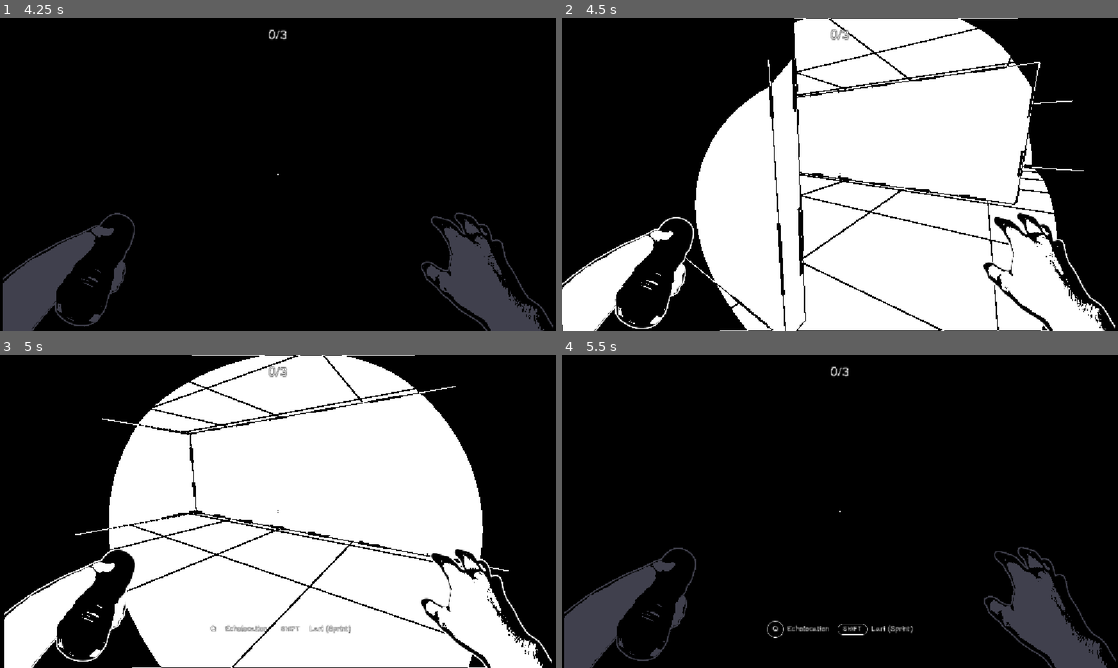
Above: before the commit, frames 1-4 (two rows, left to right).
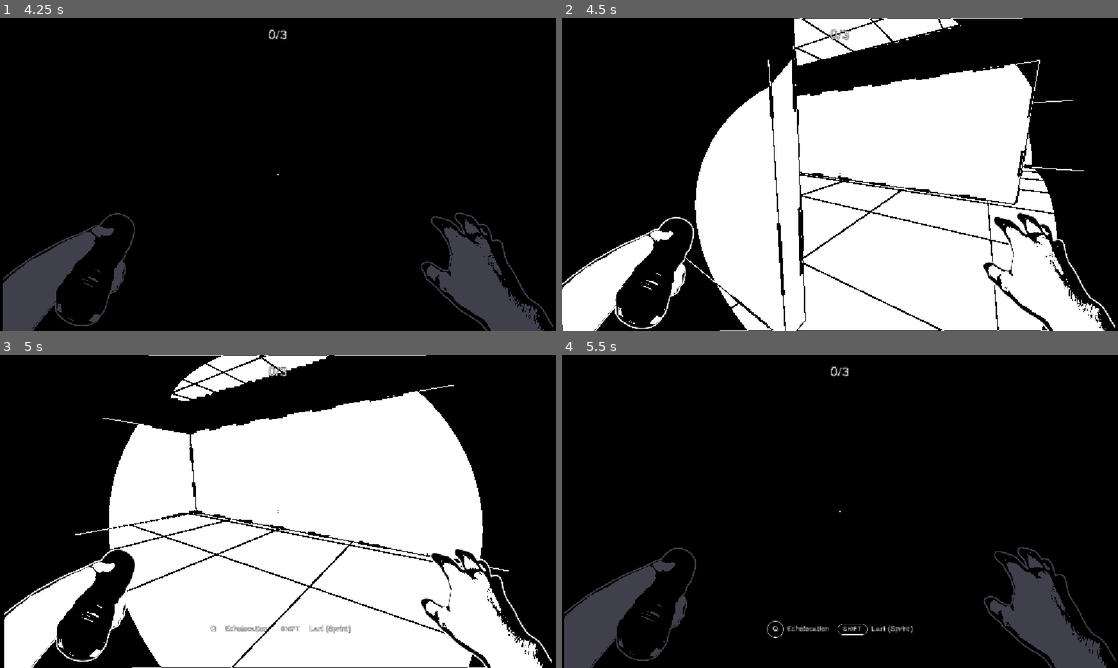
Above: after the commit, the same moments.

Repository: gpwid/gamejam-dinamik21-sparklestudios
Game: Godot game, scene res://scenes/ui/splash_screen.tscn
Two runs of this game, one before a commit and one after it. Both use one fixed random seed, a clock stepped at 60 frames per second and the inputs below. Video files are missing from this copy of the repository; at most half a second of black plays in their place. Sound files missing from this copy of the repository are replaced by a short silence.
Inputs (mouse positions are in pixels of both pictures, inside the frame that each line leads up to):
- Up to frame 1 (4.25 s): tap Enter at 0.5 s; move the mouse to (400, 158) at 0.52 s; hold D (move_right) 0.53-1.28 s; hold E (interact) 0.53-1.28 s; click (400, 158) at 0.67 s; tap Space at 1.25 s; move the mouse to (166, 190) at 1.27 s; hold S (move_backward) 1.28-2 s; tap Shift (sprint) at 1.35 s; click "> NEW GAME" at 2 s; click "> NEW GAME" at 2.75 s; click "> EASY [BEST: --:--]" at 3.5 s
- Up to frame 2 (4.5 s): move the mouse to (851, 168) at 4.27 s; press the mouse at (851, 168) at 4.28 s; hold W (move_forward) from 4.28 s (still down)
- Up to frame 3 (5 s): keep holding W (move_forward)
- Up to frame 4 (5.5 s): keep holding W (move_forward); move the mouse to (834, 517) at 5.02 s; release the mouse at (834, 517) at 5.03 s; right-click (834, 517) at 5.1 s; click (834, 517) at 5.17 s

Frame 1 is identical in both runs. In frame 2, 4.7% of the frame differs, in the area x 41-92%, y 0-28%; in frame 3, 6.2%, in the area x 18-82%, y 0-26%; in frame 4, nothing differs.

Commit message:
nambah

Diff:
--- a/scenes/level/main_map.tscn
+++ b/scenes/level/main_map.tscn
@@ -32,11 +32,11 @@
 [node name="Map" unique_id=1637975497 instance=ExtResource("1_p01ix")]
 script = ExtResource("1_map_script")
 
-[node name="Atap" parent="." index="0" unique_id=1890212918]
-transform = Transform3D(0.54, 0, 0, 0, 0.54, 0, 0, 0, 0.54, 0, -0.754911, 0)
+[node name="Atap" parent="." index="0" unique_id=559168249]
+transform = Transform3D(0.54, 0, 0, 0, 0.54, 0, 0, 0, 0.54, -9.448307, 1.8610244, -7.392773)
 material_override = ExtResource("2_t2abx")
 
-[node name="Dinding" parent="." index="1" unique_id=357441152]
+[node name="Dinding" parent="." index="1" unique_id=1720785068]
 transform = Transform3D(0.54, 0, 0, 0, 0.54, 0, 0, 0, 0.54, 0, 0, 0)
 material_override = ExtResource("2_t2abx")
 
@@ -45,7 +45,7 @@
 [node name="CollisionShape3D" type="CollisionShape3D" parent="Dinding/StaticBody3D" index="0" unique_id=123457734]
 shape = SubResource("ConcavePolygonShape3D_dinding")
 
-[node name="Lantai" parent="." index="2" unique_id=382052739]
+[node name="Lantai" parent="." index="2" unique_id=288020796]
 transform = Transform3D(0.54, 0, 0, 0, 0.54, 0, 0, 0, 0.54, 0, 0, 0)
 material_override = ExtResource("2_t2abx")
 
@@ -191,10 +191,13 @@
 [node name="crt_monitor_1" parent="Workdesk4" index="1" unique_id=2049692326 instance=ExtResource("7_7bdfp")]
 transform = Transform3D(0.50390536, 0, 0, 0, 0.79365075, 0, 0, 0, 1.1428571, -0.6298809, 2.770498, 0)
 
-[node name="cupboard" parent="Workdesk4" index="2" unique_id=930129891 instance=ExtResource("8_3uyi8")]
+[node name="crt_monitor_2" parent="Workdesk4" index="2" unique_id=1420051623 instance=ExtResource("7_7bdfp")]
+transform = Transform3D(0.50390536, 0, 0, 0, 0.79365075, 0, -1.4210855e-14, 0, 1.142857, 1.3554935, 2.7704976, -4.7683716e-07)
+
+[node name="cupboard" parent="Workdesk4" index="3" unique_id=930129891 instance=ExtResource("8_3uyi8")]
 transform = Transform3D(-0.26234415, 0, 1.1732459e-08, 0, 0.37187278, 0, -2.6609175e-08, 0, -0.59499633, 3.2905712, -0.11748752, 13.885523)
 
-[node name="cupboard2" parent="Workdesk4" index="3" unique_id=817925005 instance=ExtResource("8_3uyi8")]
+[node name="cupboard2" parent="Workdesk4" index="4" unique_id=817925005 instance=ExtResource("8_3uyi8")]
 transform = Transform3D(-0.26234415, 0, 1.1732459e-08, 0, 0.37187278, 0, -2.6609168e-08, 0, -0.59499633, -4.5829496, -0.11748752, 13.885523)
 
 [node name="Workdesk3" type="Node3D" parent="." index="13" unique_id=1973335255]
